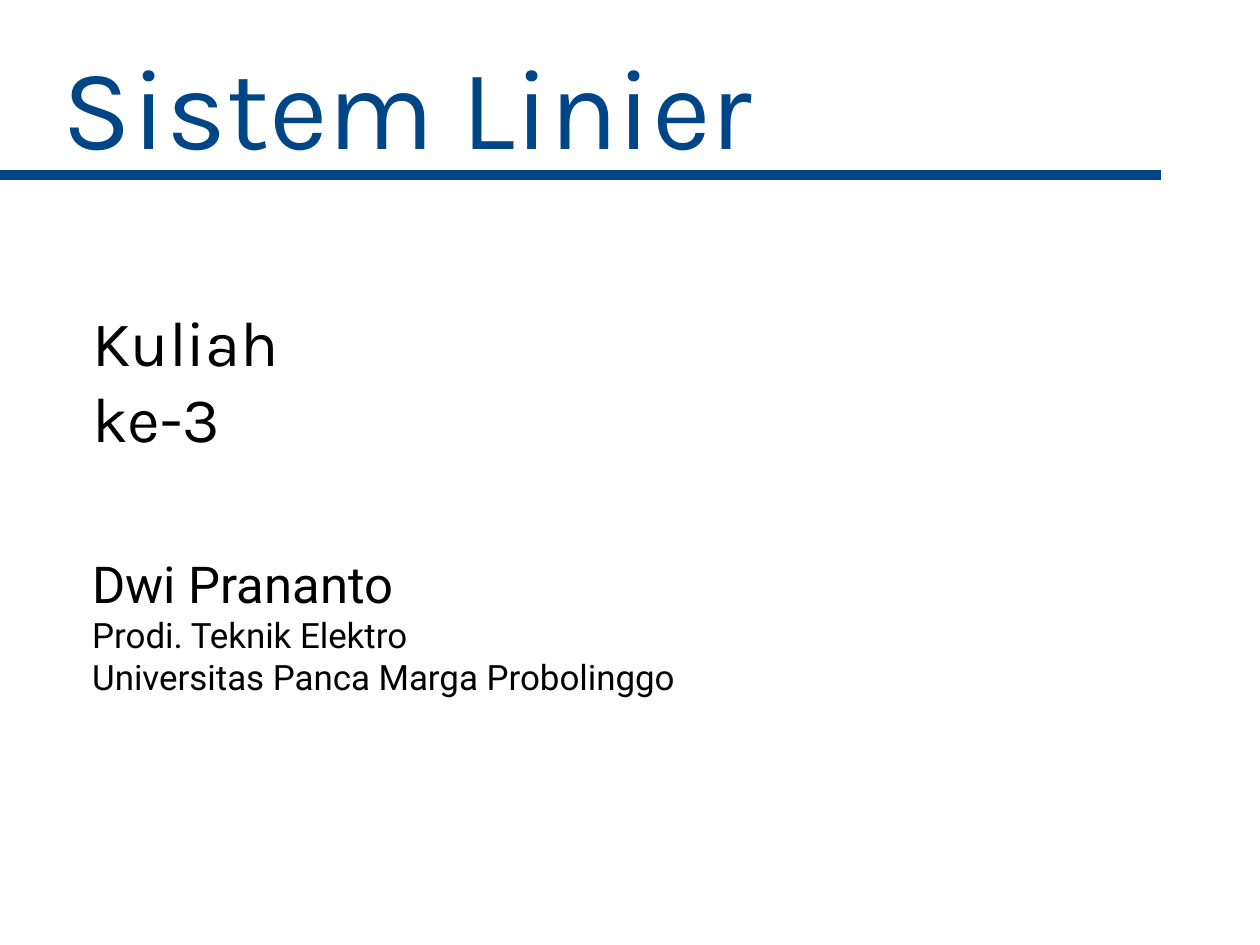
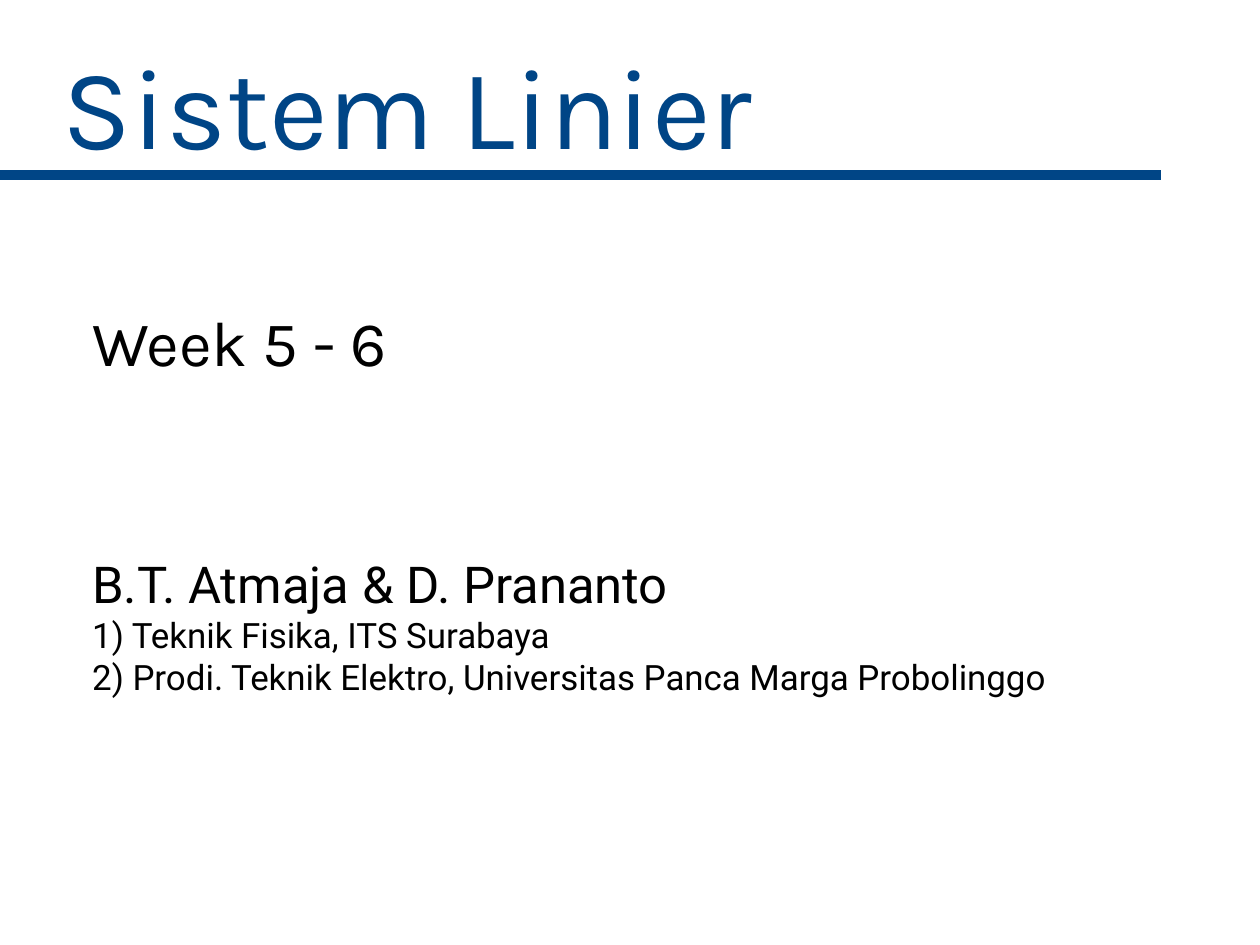
Before and after one commit to bagustris/sinyalsistem, a slide deck: slide 1 of slides/Week3_SinyalSistem.odp. Drawn at 1260x945 pixels with LibreOffice and Linux fonts; fonts in the diff are those of the drawing. Boxes give left, top, right and bottom in pixels: in the first picture for what was removed or moved away, otherwise in the second. Text is boxed around its words. In the diff, an @@ line names an element or a change of style, - is before the commit and + after.

Commit message:
modified:   Week1_SinyalSistem.odp 	modified:   Week2_SinyalSistem.odp 	modified:   Week3_SinyalSistem.odp 	modified:   Week4_SinyalSistem.odp 	modified:   Week5_SinyalSistem.odp

```diff
--- a/slides/Week3_SinyalSistem.odp
+++ b/slides/Week3_SinyalSistem.odp
@@ text at [92,322,387,367]: text changed @@
-Kuliah ke-3
+Week 5 - 6
@@ text at [92,566,1045,698]: text changed @@
-Dwi Prananto
-Prodi. Teknik Elektro
-Universitas Panca Marga Probolinggo
+B.T. Atmaja & D. Prananto
+1) Teknik Fisika, ITS Surabaya
+2) Prodi. Teknik Elektro, Universitas Panca Marga Probolinggo
```
Also in this commit, not shown: 5 other files.
